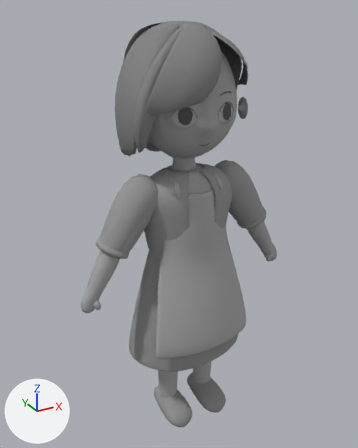
A saved change to the Blender file assets/authoring/misaki-grayform-v1/misaki-grayform.blend.
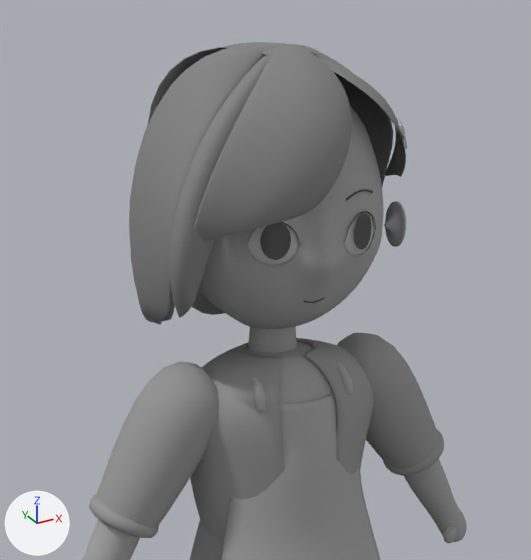
There are two pictures of each version: one whole from a 50 mm camera at (-0.809, -1.417, 1.519) aimed at (-0.006, 0.043, 0.789), one close up on the part from 15% to 86% of the width and 0% to 60% of the height. The axes (+X, +Y, +Z) are drawn at lower left. The lights are the same throughout. The older version's two pictures come first.

Names of what the first close-up shows: '01 / cheek to narrowing jaw and real eye apertures', '10 / primary swept fringe', '11 / underlapping temple turn', '13 / rear central flow', '14 / fuller rear own-right flow', '15 / shorter rear own-left flow', '20 / inner shirt torso', '21 / open cardigan around shoulders and waist', '22 / shaped A-pose sleeve -1', '22 / shaped A-pose sleeve 1', '24 / continuous forearm wrist and simple hand mass 1', '31 / continuous apron bib to broad hem' and 22 more.
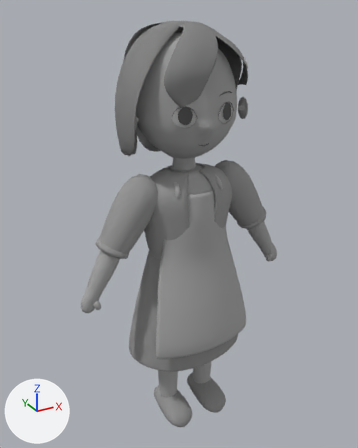
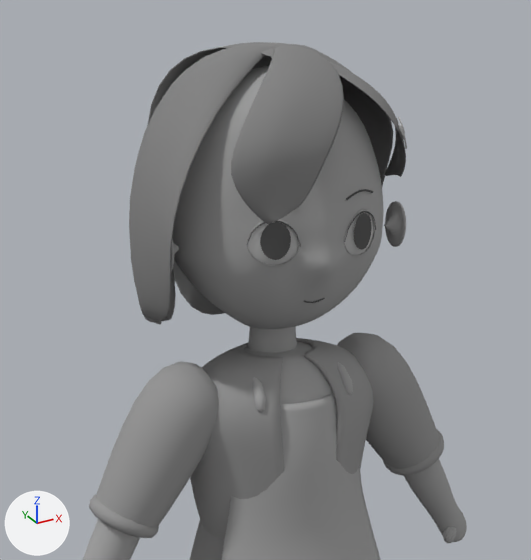
Boxes [x1, y1, x2, y2] around the edits, measured in the close-ups (531 x 560 px):
'10 / primary swept fringe', reshaped (28% narrower, 9% shorter)
    before: [194, 46, 352, 241]
    after: [231, 46, 344, 224]
'11 / underlapping temple turn', reshaped (not visible afterwards)
    before: [169, 55, 270, 317]

The change in detail:
me_10___primary_swept_fringe_editable_quads is used by ob_10___primary_swept_fringe; location (0.0, 0.0, 0.044).
me_10___primary_swept_fringe_editable_quads had 144 vertices, 142 faces and spanned x -0.202..0.055, y -0.189..0.02, z 1.177..1.43.
me_10___primary_swept_fringe_editable_quads now has 144 vertices, 142 faces and spans x -0.174..0.049, y -0.196..0.02, z 1.209..1.43.
me_10___primary_swept_fringe_editable_quads part 1: 132 of 144 vertices moved; they spanned x -0.202..0.055, y -0.189..0.008, z 1.177..1.43 and now span x -0.174..0.049, y -0.196..0.007, z 1.209..1.43; mean shift (-0.003, -0.016, 0.015); largest move (-0.198, -0.1, 1.177) -> (-0.115, -0.172, 1.21).
me_11___underlapping_temple_turn_editable_quads is used by ob_11___underlapping_temple_turn; location (0.0, 0.0, 0.044).
me_11___underlapping_temple_turn_editable_quads had 144 vertices, 142 faces and spanned x -0.227..0.035, y -0.122..0.012, z 1.06..1.426.
me_11___underlapping_temple_turn_editable_quads now has 144 vertices, 142 faces and spans x -0.073..0.037, y -0.169..0.012, z 1.274..1.426.
me_11___underlapping_temple_turn_editable_quads part 2: 132 of 144 vertices moved; they spanned x -0.227..0.026, y -0.122..0.005, z 1.06..1.424 and now span x -0.073..0.037, y -0.169..0.005, z 1.274..1.425; mean shift (0.131, -0.041, 0.122); largest move (-0.2, -0.055, 1.06) -> (-0.044, -0.16, 1.275).
